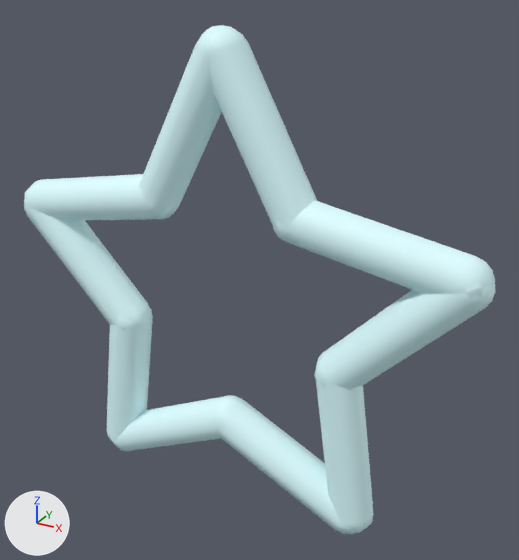
Two versions of the glTF model tubeStar.gltf, one commit apart.
Rendered twice from a 50 mm camera at (2.19, -3.56, 3.46) aimed at (0.17, 0.12, 1.62). Arrows for +X, +Y and +Z are at lower left; the lights stay in place. Where no turn or scale is listed for an object, it has been applied to the vertices.

In view in the first picture: 'Capsule', 'Capsule.001', 'Capsule.004', 'Capsule.005', 'Capsule.006', 'Capsule.007', 'Capsule.008', 'Capsule.009', 'Capsule.010', 'Capsule.011'.
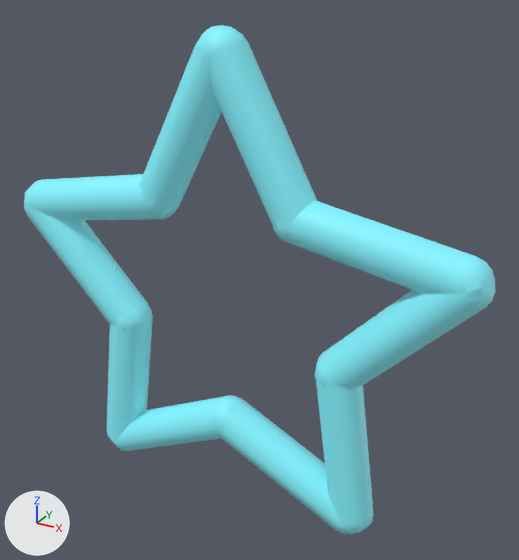
Changed parts and their boxes [x1, y1, x2, y2] in the pictures (519 x 560 px):
'Capsule', recoloured (white to cyan): [273, 200, 495, 296] in both
'Capsule.011', recoloured (white to cyan): [205, 25, 317, 235] in both
'Capsule.001', recoloured: [314, 280, 496, 390] in both
'Capsule.010', recoloured: [139, 25, 222, 215] in both
'Capsule.005', recoloured (white to cyan): [212, 395, 355, 534] in both
'Capsule.004', recoloured (white to cyan): [316, 374, 373, 533] in both
'Capsule.008', recoloured (white to cyan): [24, 196, 152, 331] in both
'Capsule.009', recoloured (white to cyan): [24, 174, 172, 220] in both
'Capsule.007', recoloured: [107, 302, 153, 445] in both
'Capsule.006', recoloured (white to cyan): [112, 396, 242, 451] in both

The change, as a diff of the scene's bpy script:
```diff
--- a/tubeStar.gltf.py
+++ b/tubeStar.gltf.py
@@ mat_material_0 @@
 mat_material_0 = principled_material('Material_0')
-mat_material_0.base_color = (0.745, 0.973, 1.0)  # white #e0fcff
+mat_material_0.base_color = (0.195, 0.888, 1.0)  # cyan #7af2ff
 mat_material_0.emission_color = (0.195, 0.888, 1.0)  # cyan #7af2ff
@@ mat_material_1 @@
 mat_material_1 = principled_material('Material_1')
-mat_material_1.base_color = (0.745, 0.973, 1.0)  # white #e0fcff
+mat_material_1.base_color = (0.195, 0.888, 1.0)  # cyan #7af2ff
 mat_material_1.emission_color = (0.195, 0.888, 1.0)  # cyan #7af2ff
```
